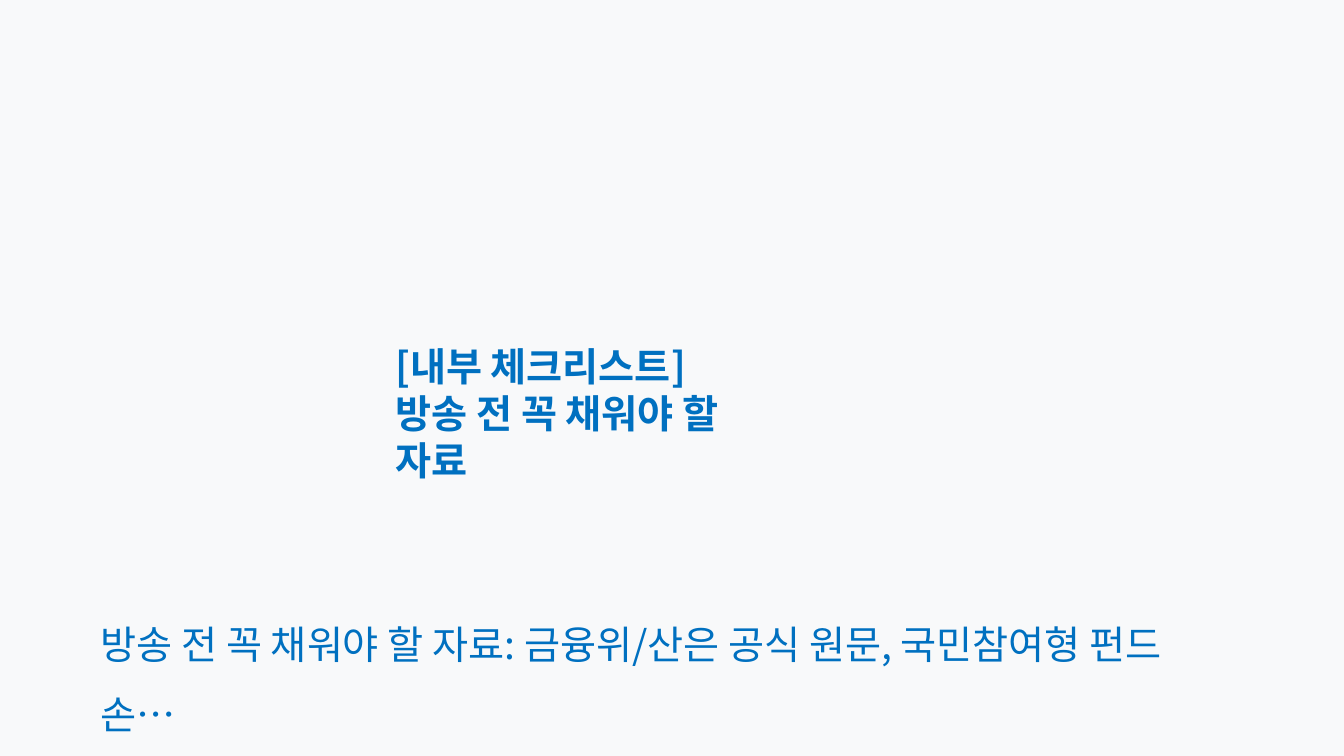
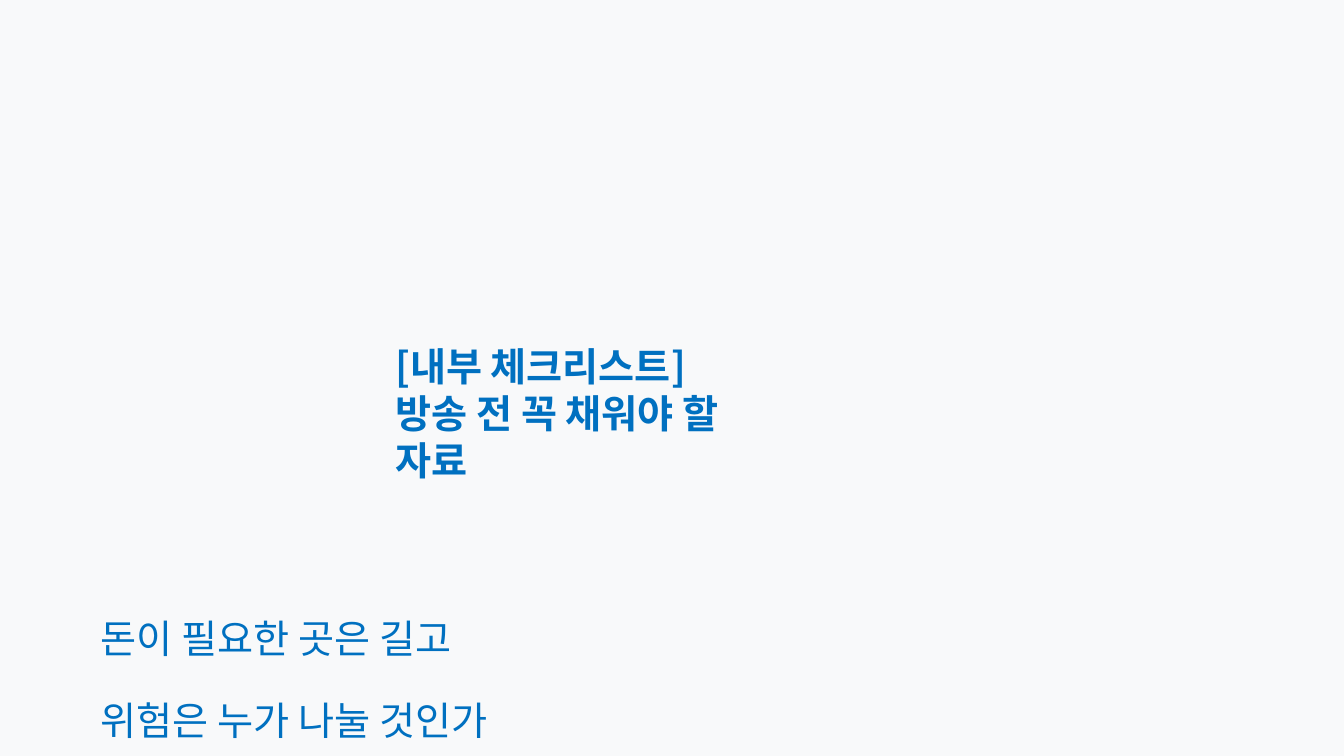
Before and after one commit to Rlearnchan/luddite, a slide deck: slide 24 of outputs/pptx/productive_finance_policy_slide_spec_styled_draft.pptx. Drawn at 1344x756 pixels with LibreOffice and Linux fonts; fonts in the diff are those of the drawing. Boxes give left, top, right and bottom in pixels: in the first picture for what was removed or moved away, otherwise in the second. Text is boxed around its words. In the diff, an @@ line names an element or a change of style, - is before the commit and + after.

```diff
--- a/outputs/pptx/productive_finance_policy_slide_spec_styled_draft.pptx
+++ b/outputs/pptx/productive_finance_policy_slide_spec_styled_draft.pptx
@@ text at (x1=101, y1=620, x2=487, y2=738): text changed @@
-방송 전 꼭 채워야 할 자료: 금융위/산은 공식 원문, 국민참여형 펀드 손…
+돈이 필요한 곳은 길고
+위험은 누가 나눌 것인가
```
Also in this commit, not shown: 14 other slides changed, 8 other files.
